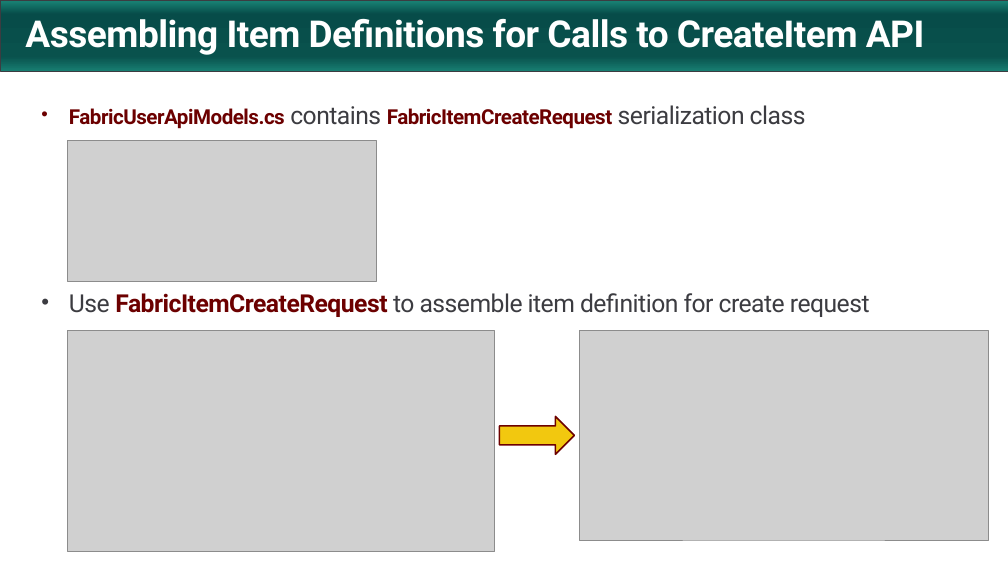
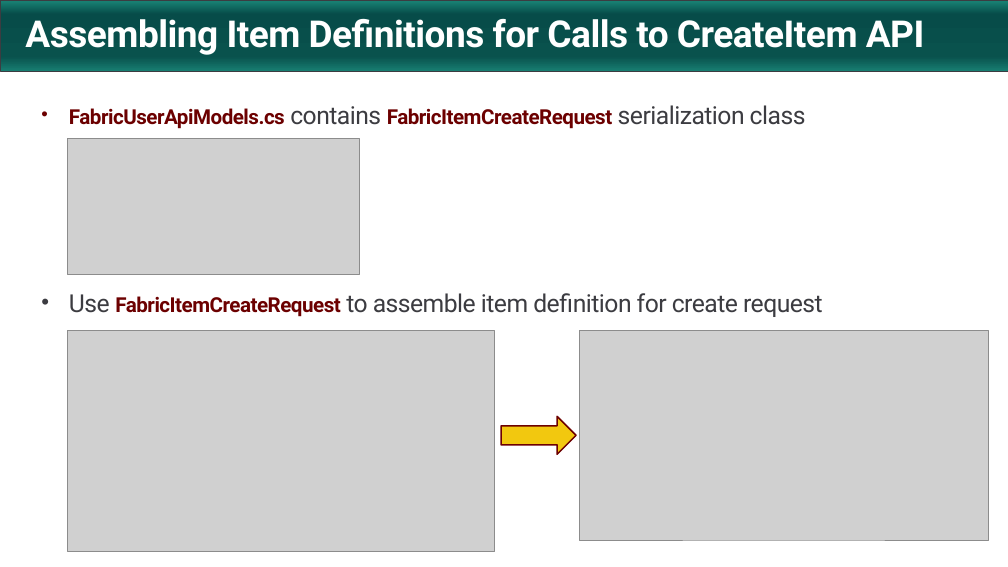
Before and after one commit to PowerBiDevCamp/FabricUserApiDemo, a slide deck: slide 25 of Getting Started.pptx. Drawn at 1008x567 pixels with LibreOffice and Linux fonts; fonts in the diff are those of the drawing; grey boxes stand for pictures; background and template pictures are left out. Boxes give left, top, right and bottom in pixels: in the first picture for what was removed or moved away, otherwise in the second. Text is boxed around its words. In the diff, an @@ line names an element or a change of style, - is before the commit and + after.

```diff
--- a/Getting Started.pptx
+++ b/Getting Started.pptx
@@ picture: place and size @@
-picture at <box>68,141,377,281</box>
+picture at <box>68,139,359,275</box>
@@ text at <box>69,293,823,317</box>: size 24 to 20 pt in "FabricItemCreateRequest" @@
```
Also in this commit, not shown: 12 other slides changed, 1 slide added.
